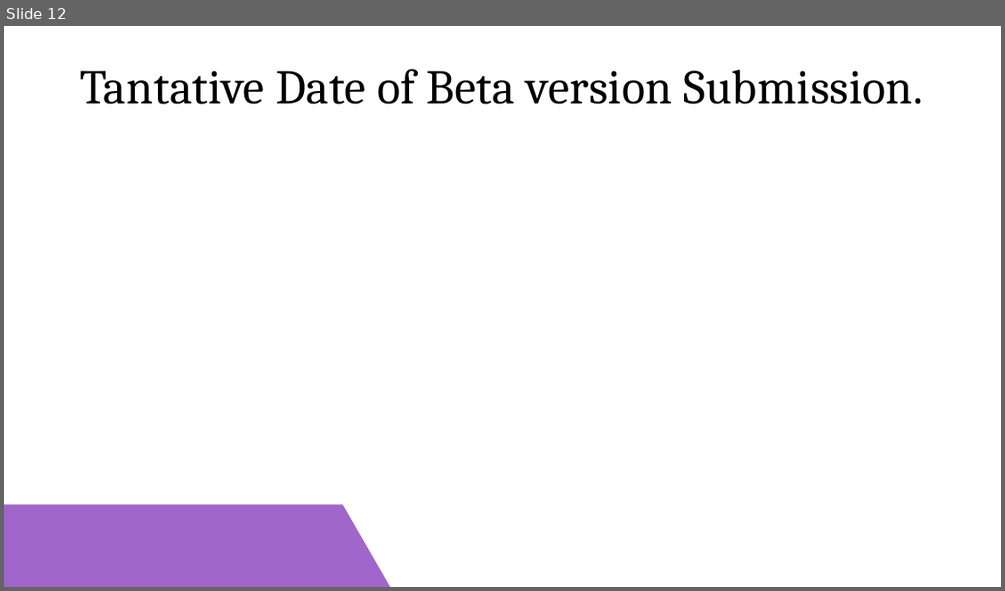
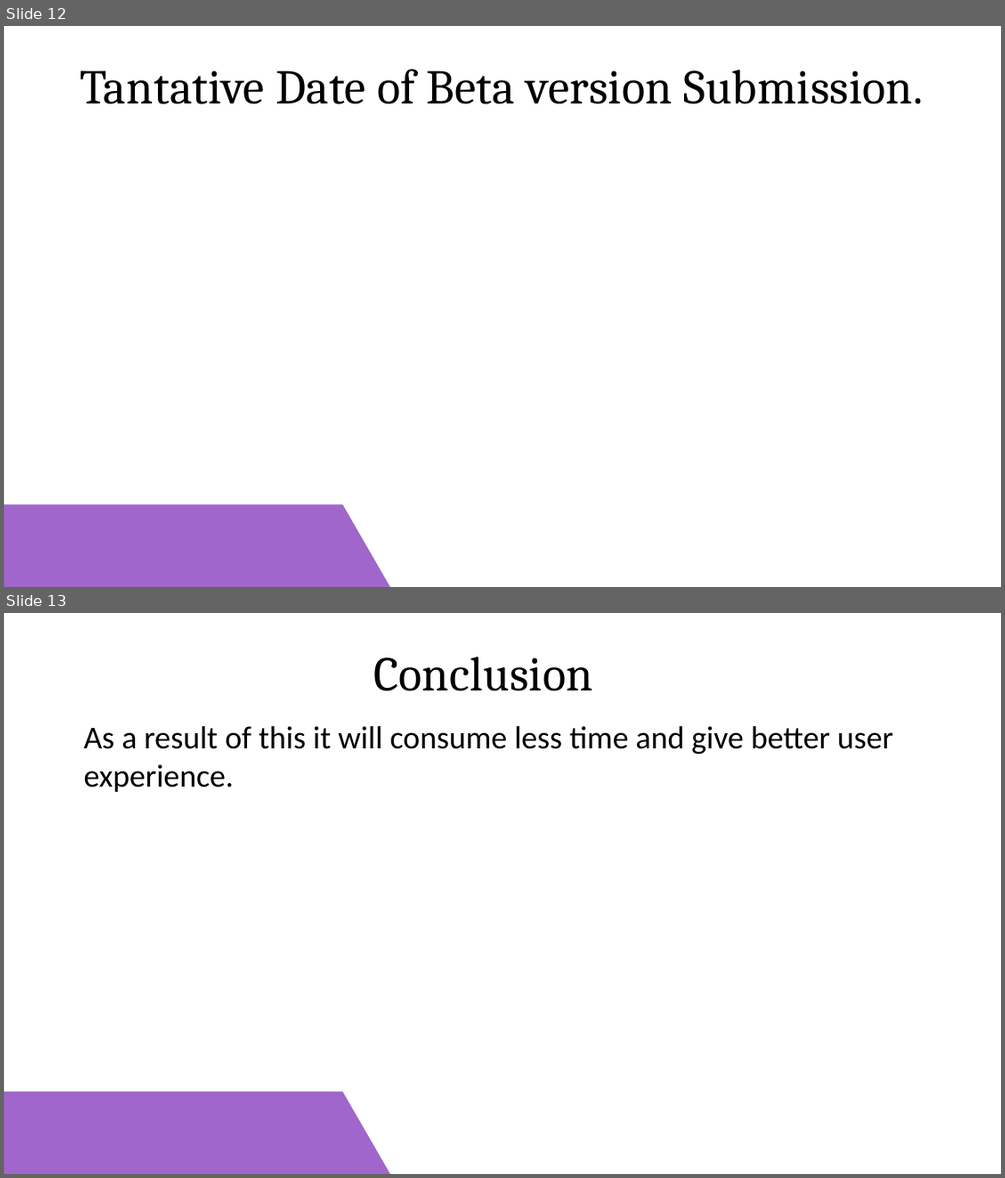
Before and after one commit to shaktimaan00/Minor_project_documentation_presentation, a slide deck: Blue and Purple Casual Corporate Lean Canvas Business Plan Business Presentation.pptx. Shown one above the other, each under a label of ours: slide 12 before the commit, slides 12 and 13 after it. The pictures are 1005x591 and 1005x1178 pixels, drawn with LibreOffice and Linux fonts; fonts in the diff are those of the drawing. Boxes give left, top, right and bottom in pixels: in the first picture for what was removed or moved away, otherwise in the second. Text is boxed around its words. In the diff, an @@ line names an element or a change of style, - is before the commit and + after.

```diff
--- a/Blue and Purple Casual Corporate Lean Canvas Business Plan Business Presentation.pptx
+++ b/Blue and Purple Casual Corporate Lean Canvas Business Plan Business Presentation.pptx
@@ slide 13 added at (x1=4, y1=613, x2=1001, y2=1174), background #FFFFFF @@
@@ text added at (x1=373, y1=657, x2=593, y2=691), 70 pt, text #000000 @@
+Conclusion
@@ text added at (x1=84, y1=726, x2=893, y2=792), 46 pt, text #000000 @@
+As a result of this it will consume less time and give better user experience.
@@ freeform shape added at (x1=4, y1=1091, x2=441, y2=1174), fill #A066CB @@
```
Also in this commit, not shown: 8 slides changed, 1 slide removed.
